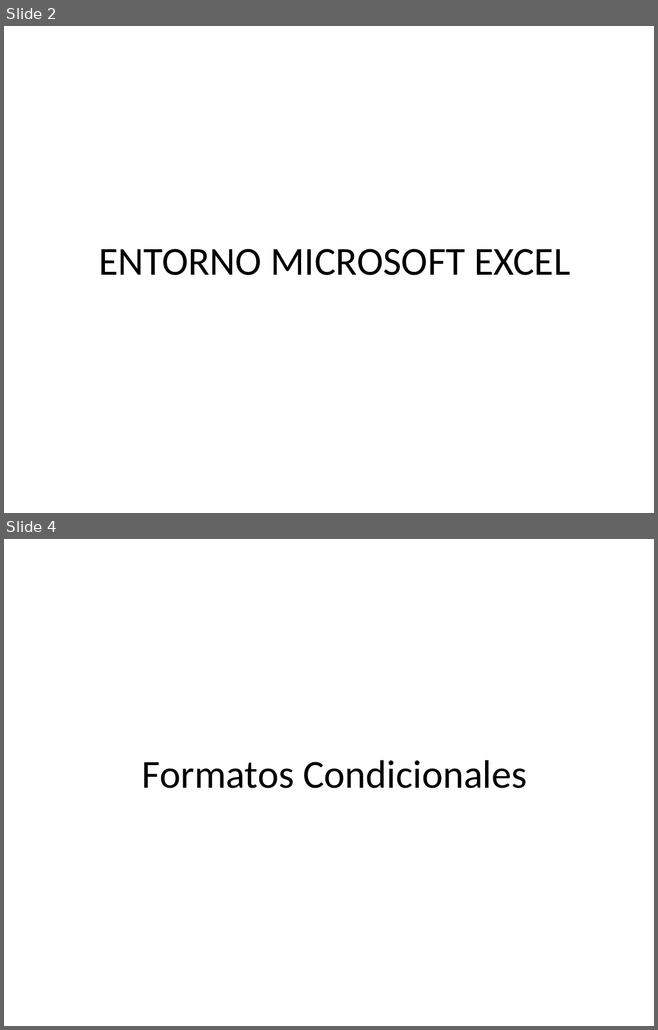
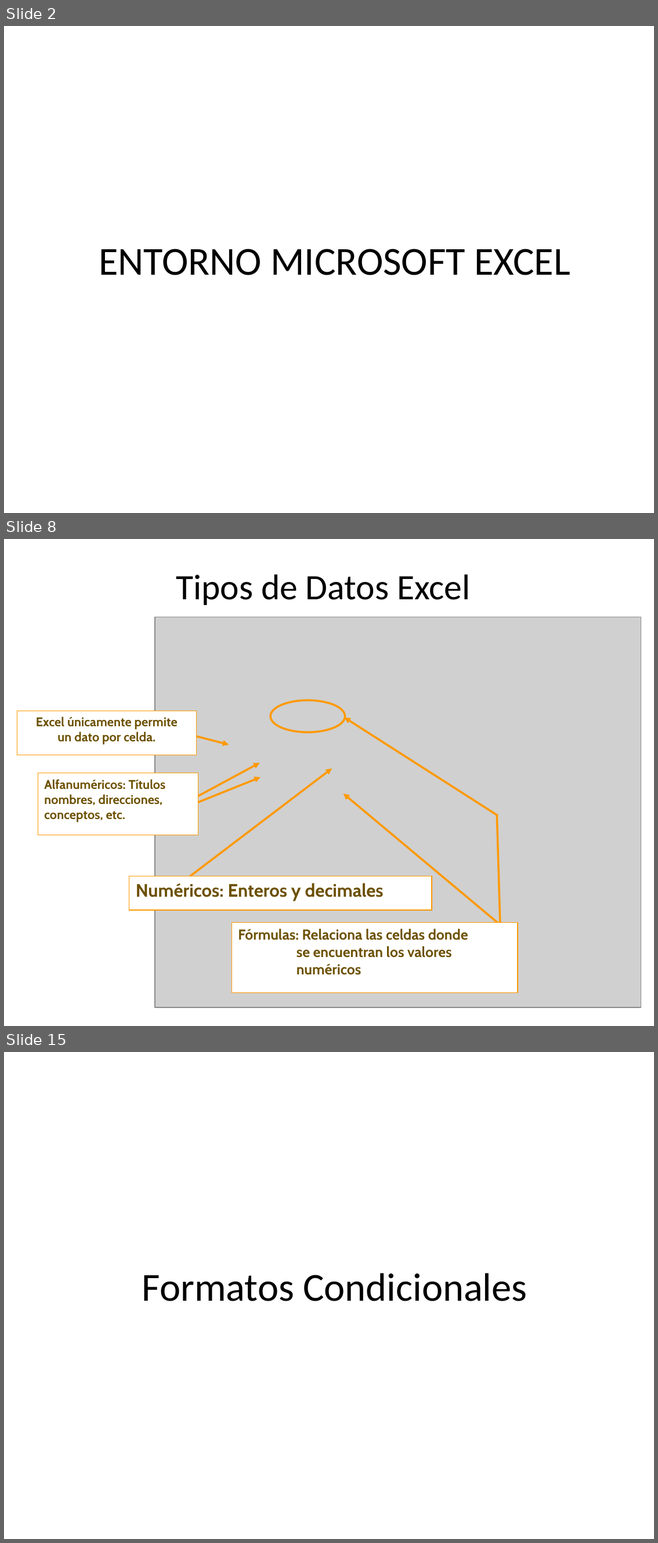
Before and after one commit to kleberloayzacastro/universidad, a slide deck: 2015-2016/clases/computacion_aplicada_2/clase_1/clase1.pptx. Shown one above the other, each under a label of ours: slides 2 and 4 before the commit, slides 2, 8 and 15 after it; the slides between them are not shown. The pictures are 658x1030 and 658x1543 pixels, drawn with LibreOffice and Linux fonts; fonts in the diff are those of the drawing; grey boxes stand for pictures. Boxes give left, top, right and bottom in pixels: in the first picture for what was removed or moved away, otherwise in the second. Text is boxed around its words. In the diff, an @@ line names an element or a change of style, - is before the commit and + after.

```diff
--- a/2015-2016/clases/computacion_aplicada_2/clase_1/clase1.pptx
+++ b/2015-2016/clases/computacion_aplicada_2/clase_1/clase1.pptx
@@ slide 8 added at (4,539,654,1026), background #FFFFFF @@
@@ title added at (176,574,470,605), 39.6 pt, text #000000 @@
+Tipos de Datos Excel
@@ group added at (17,617,641,1008): 6 arrows, 4 rectangles, 1 picture, 1 ellipse, 1 line @@
+Fórmulas: Relaciona las celdas donde
+se encuentran los valores
+numéricos
+Excel únicamente permite
+un dato por celda.
+Alfanuméricos: Títulos
+nombres, direcciones,
+conceptos, etc.
+Numéricos: Enteros y decimales
@@ what was slide 4 is now slide 15 @@
```
Also in this commit, not shown: 1 slide changed, 14 other slides added, 26 other files.
